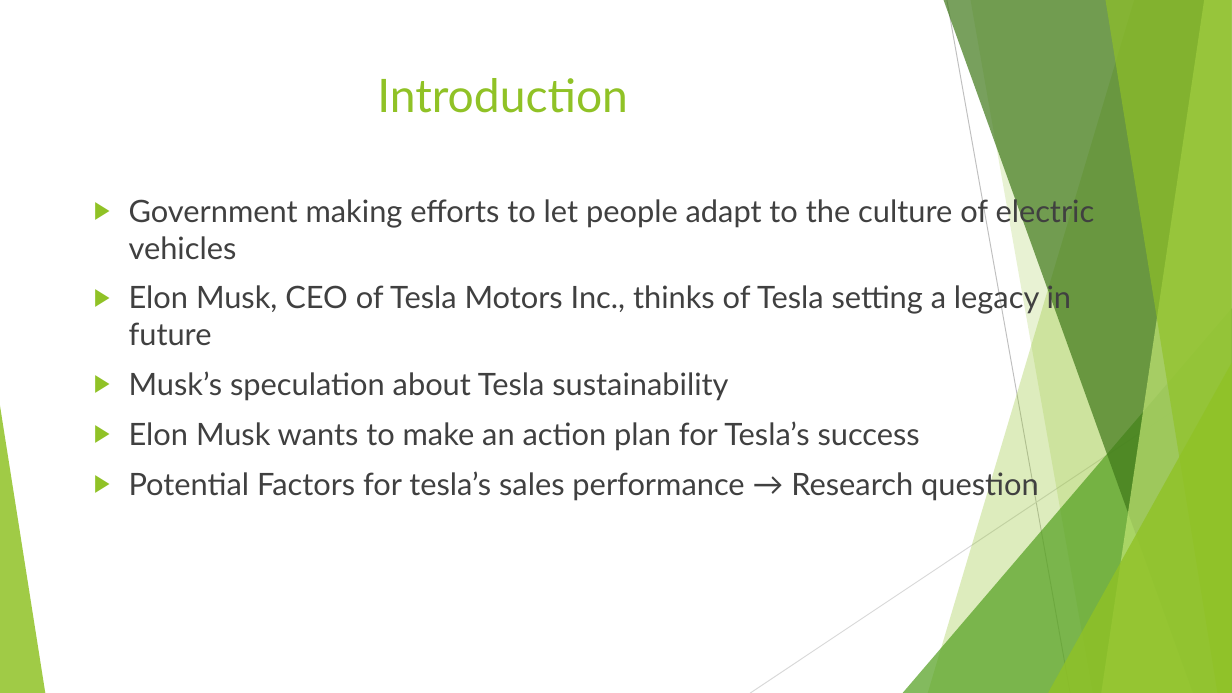
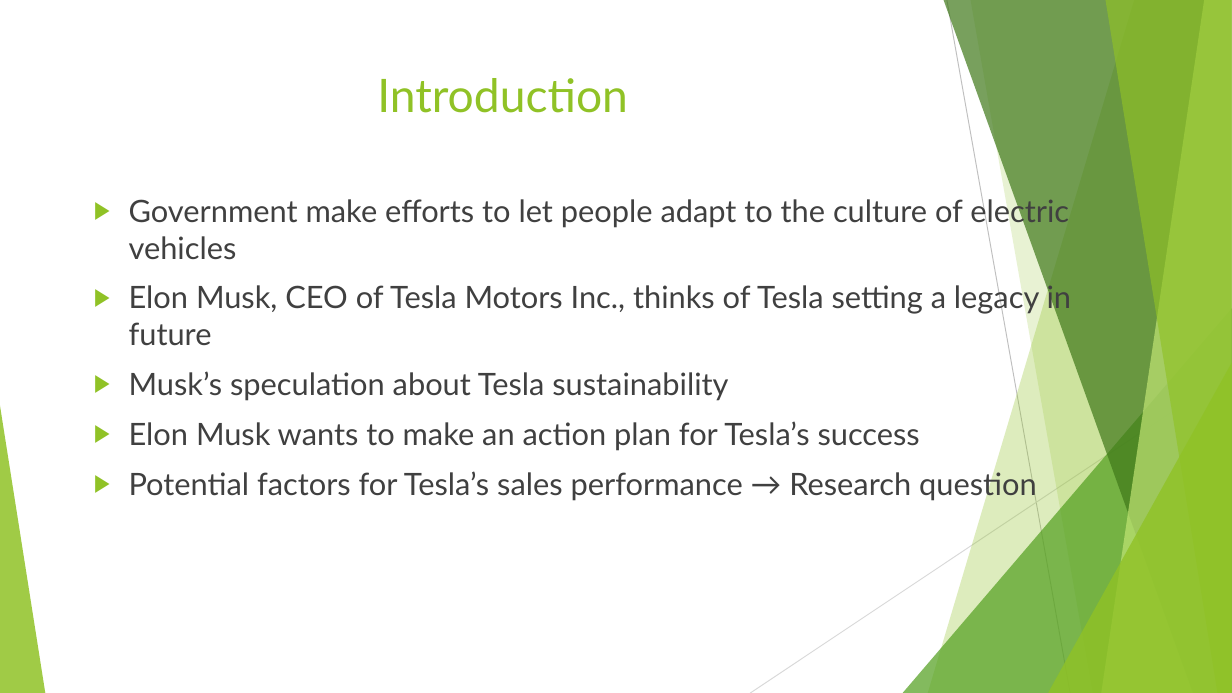
Before and after one commit to sonamgupta1105/Tesla_Analytics, a slide deck: slide 2 of finalPptTesla.pptx. Drawn at 1232x693 pixels with LibreOffice and Linux fonts; fonts in the diff are those of the drawing. Boxes give left, top, right and bottom in pixels: in the first picture for what was removed or moved away, otherwise in the second. Text is boxed around its words. In the diff, an @@ line names an element or a change of style, - is before the commit and + after.

```diff
--- a/finalPptTesla.pptx
+++ b/finalPptTesla.pptx
@@ text at box(129, 195, 1069, 260): text changed @@
-▶ Government making efforts to let people adapt to the culture of electric vehicles
+▶ Government make efforts to let people adapt to the culture of electric vehicles
@@ text at box(129, 468, 1037, 501): text changed @@
-▶ Potential Factors for tesla’s sales performance → Research question
+▶ Potential factors for Tesla’s sales performance → Research question
```
Also in this commit, not shown: 8 other slides changed.
